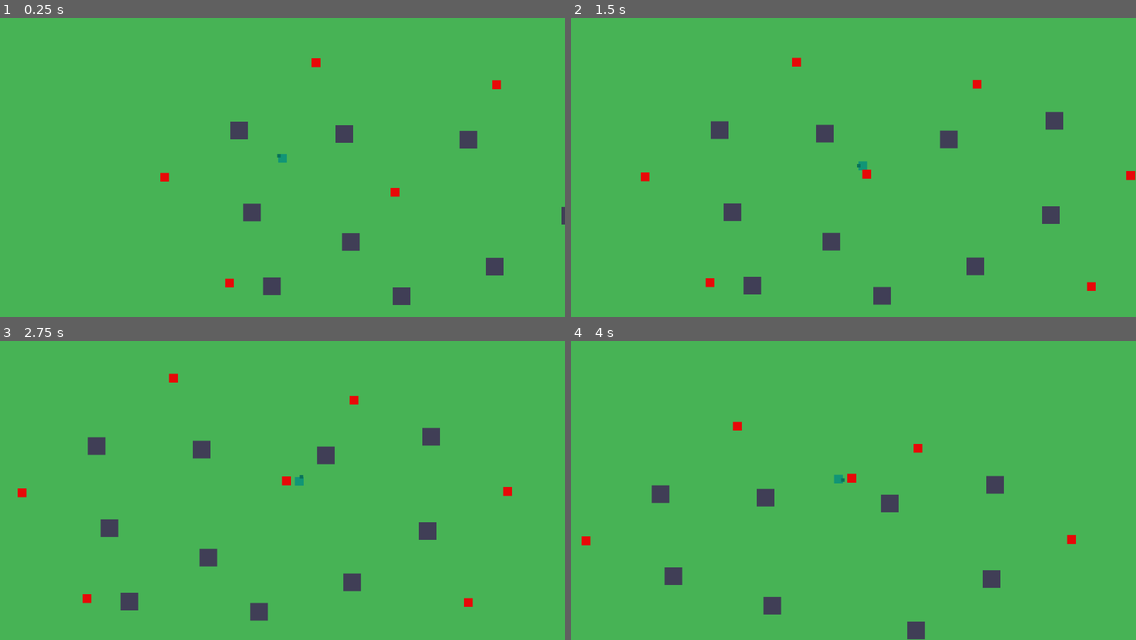
Above: before the commit, frames 1-4 (two rows, left to right).
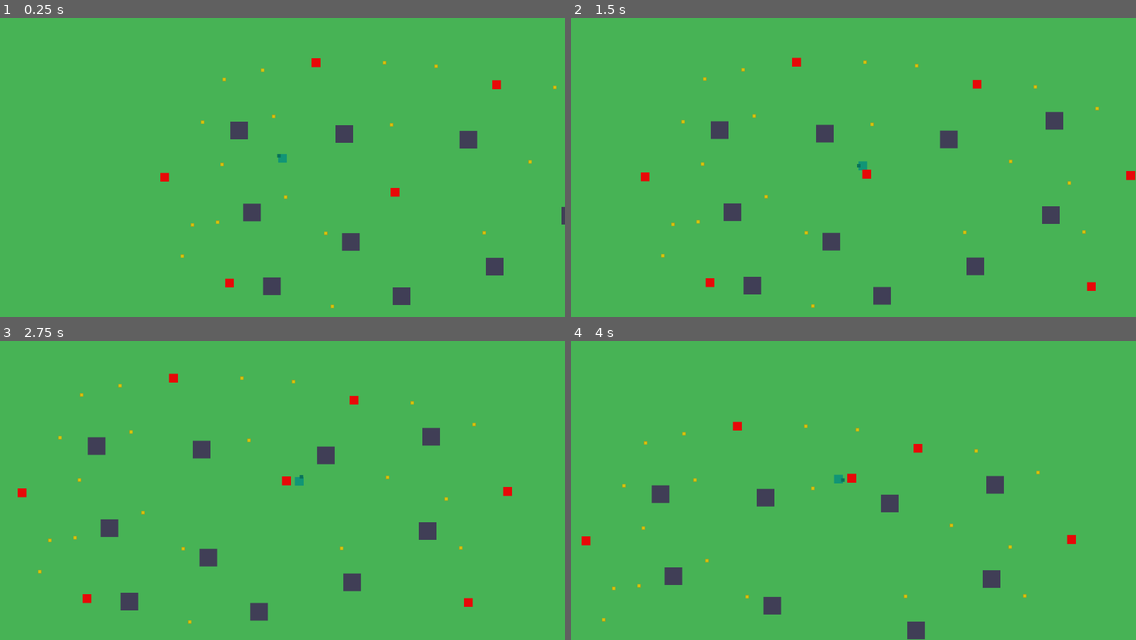
Above: after the commit, the same moments.

Repository: arget4me/TryingToStop
Game: Godot game, scene res://Scenes/SampleScene.tscn
The game is run twice, just before and just after one commit, with the same random seed, the same clock (stepped at 60 frames per second) and the same inputs.
Inputs (mouse positions are in pixels of both pictures, inside the frame that each line leads up to):
- Up to frame 1 (0.25 s): no input
- Up to frame 2 (1.5 s): tap Enter at 0.5 s; move the mouse to (977, 143) at 0.52 s; hold Right (ui_right) 0.53-1.28 s; click (977, 143) at 0.67 s; move the mouse to (740, 173) at 1.27 s; hold Down (ui_down) from 1.28 s (still down)
- Up to frame 3 (2.75 s): move the mouse to (339, 412) at 2.02 s; release Down (ui_down) at 2.03 s; hold Right (ui_right) from 2.03 s (still down)
- Up to frame 4 (4 s): move the mouse to (825, 544) at 2.77 s; release Right (ui_right) at 2.78 s; hold Up (ui_up) 2.78-3.53 s; click (825, 544) at 2.92 s; move the mouse to (1023, 529) at 3.52 s; hold Left (ui_left) from 3.53 s (still down)

The runs differ from the first frame. In frame 1, 0.1% of the frame differs, in the area x 31-99%, y 14-98%; in frame 2, 0.2%, in the area x 15-94%, y 14-97%; in frame 3, 0.2%; in frame 4, 0.2%.

Commit message:
Add item pickups

Diff:
--- /dev/null
+++ b/GrandTale/Scenes/Item.tscn
@@ -0,0 +1,36 @@
+[gd_scene load_steps=3 format=2]
+
+[ext_resource path="res://Scripts/Item.gd" type="Script" id=1]
+
+[sub_resource type="RectangleShape2D" id=1]
+extents = Vector2( 4, 4 )
+
+[node name="Item" type="Area2D"]
+script = ExtResource( 1 )
+
+[node name="ColorRect" type="ColorRect" parent="."]
+anchor_left = 0.5
+anchor_top = 0.5
+anchor_right = 0.5
+anchor_bottom = 0.5
+margin_left = -4.0
+margin_top = -4.0
+margin_right = 4.0
+margin_bottom = 4.0
+color = Color( 0.666667, 0.619608, 0.101961, 1 )
+
+[node name="ColorRect2" type="ColorRect" parent="."]
+anchor_left = 0.5
+anchor_top = 0.5
+anchor_right = 0.5
+anchor_bottom = 0.5
+margin_left = -3.0
+margin_top = -3.0
+margin_right = 3.0
+margin_bottom = 3.0
+color = Color( 0.839216, 0.772549, 0.0509804, 1 )
+
+[node name="CollisionShape2D" type="CollisionShape2D" parent="."]
+shape = SubResource( 1 )
+
+[connection signal="body_entered" from="." to="." method="_on_Item_body_entered"]
--- a/GrandTale/Scenes/SampleScene.tscn
+++ b/GrandTale/Scenes/SampleScene.tscn
@@ -1,8 +1,9 @@
-[gd_scene load_steps=4 format=2]
+[gd_scene load_steps=5 format=2]
 
 [ext_resource path="res://Scenes/Player.tscn" type="PackedScene" id=1]
 [ext_resource path="res://Scenes/Rock.tscn" type="PackedScene" id=2]
 [ext_resource path="res://Scenes/Enemy.tscn" type="PackedScene" id=3]
+[ext_resource path="res://Scenes/Item.tscn" type="PackedScene" id=4]
 
 [node name="SampleScene" type="Node2D"]
 
@@ -66,3 +67,78 @@
 
 [node name="Enemy" parent="." instance=ExtResource( 3 )]
 position = Vector2( 419, 207 )
+
+[node name="Item" parent="." instance=ExtResource( 4 )]
+position = Vector2( 171, 218 )
+
+[node name="Item2" parent="." instance=ExtResource( 4 )]
+position = Vector2( 262, 300 )
+
+[node name="Item3" parent="." instance=ExtResource( 4 )]
+position = Vector2( 411, 54 )
+
+[node name="Item4" parent="." instance=ExtResource( 4 )]
+position = Vector2( 144, 35 )
+
+[node name="Item5" parent="." instance=ExtResource( 4 )]
+position = Vector2( 17, 275 )
+
+[node name="Item6" parent="." instance=ExtResource( 4 )]
+position = Vector2( 277, 466 )
+
+[node name="Item7" parent="." instance=ExtResource( 4 )]
+position = Vector2( 621, 299 )
+
+[node name="Item8" parent="." instance=ExtResource( 4 )]
+position = Vector2( 725, 138 )
+
+[node name="Item9" parent="." instance=ExtResource( 4 )]
+position = Vector2( 781, -31 )
+
+[node name="Item10" parent="." instance=ExtResource( 4 )]
+position = Vector2( 512, -79 )
+
+[node name="Item11" parent="." instance=ExtResource( 4 )]
+position = Vector2( 395, -87 )
+
+[node name="Item12" parent="." instance=ExtResource( 4 )]
+position = Vector2( 119, -70 )
+
+[node name="Item13" parent="." instance=ExtResource( 4 )]
+position = Vector2( 32, -49 )
+
+[node name="Item14" parent="." instance=ExtResource( 4 )]
+position = Vector2( -17, 48 )
+
+[node name="Item15" parent="." instance=ExtResource( 4 )]
+position = Vector2( 27, 144 )
+
+[node name="Item16" parent="." instance=ExtResource( 4 )]
+position = Vector2( -40, 281 )
+
+[node name="Item17" parent="." instance=ExtResource( 4 )]
+position = Vector2( -63, 352 )
+
+[node name="Item18" parent="." instance=ExtResource( 4 )]
+position = Vector2( -49, 537 )
+
+[node name="Item19" parent="." instance=ExtResource( 4 )]
+position = Vector2( 142, 560 )
+
+[node name="Item20" parent="." instance=ExtResource( 4 )]
+position = Vector2( 320, 547 )
+
+[node name="Item21" parent="." instance=ExtResource( 4 )]
+position = Vector2( 650, 552 )
+
+[node name="Item22" parent="." instance=ExtResource( 4 )]
+position = Vector2( 809, 548 )
+
+[node name="Item23" parent="." instance=ExtResource( 4 )]
+position = Vector2( 891, 298 )
+
+[node name="Item24" parent="." instance=ExtResource( 4 )]
+position = Vector2( 858, 187 )
+
+[node name="Item25" parent="." instance=ExtResource( 4 )]
+position = Vector2( 921, 18 )
--- /dev/null
+++ b/GrandTale/Scripts/Item.gd
@@ -0,0 +1,5 @@
+extends Area2D
+
+func _on_Item_body_entered(body):
+	if body is Player:
+		queue_free()
